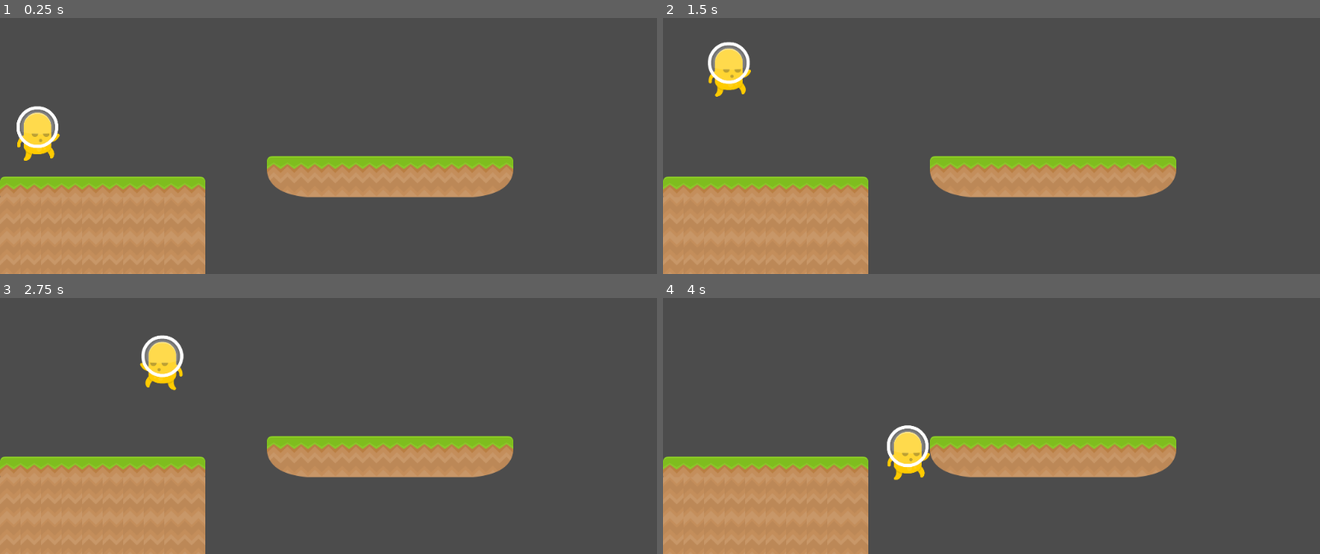
Above: before the commit, frames 1-4 (two rows, left to right).
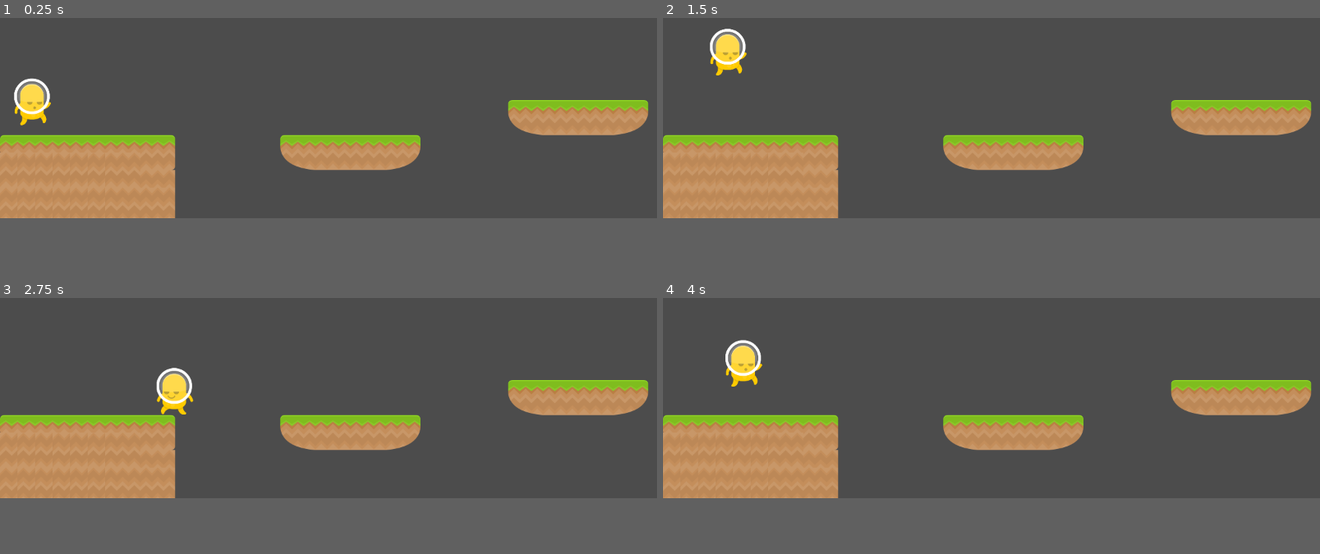
Above: after the commit, the same moments.

Repository: 44351-w21/one-screen-platformer-thomastran7
Game: Godot game, scene res://Platformer.tscn
Same seed, same stepped clock (60 frames per second), same inputs: the game is played once before the commit and once after it.
Inputs:
- Up to frame 1 (0.25 s): no input
- Up to frame 2 (1.5 s): hold Right (ui_right) from 0.53 s (still down); tap Space (Jump) at 0.77 s
- Up to frame 3 (2.75 s): tap Space (Jump) at 1.52 s; release Right (ui_right) at 2.03 s; hold Left (ui_left) from 2.03 s (still down)
- Up to frame 4 (4 s): release Left (ui_left) at 2.78 s; hold Right (ui_right) from 2.78 s (still down); tap Space (Jump) at 3.02, 3.77 s
In our replay, the window is 800x468 before the commit and 800x400 after it. These sizes can differ from the game's own. Grey fills any space a smaller window leaves; there, only what the larger window draws over its background counts as a difference.

The runs differ from the first frame. In frame 1, 25% of the frame differs, in the area x 0-99%, y 23-100%; in frame 2, 25%; in frame 3, 25%; in frame 4, 25%, in the area x 0-99%, y 16-100%.

Commit message:
Added Platformer.gd Implemented Doom (pit of doom)

Diff:
--- /dev/null
+++ b/Platformer.gd
@@ -0,0 +1,6 @@
+extends Node2D
+
+
+
+func _on_Doom_body_entered(body):
+	$Player.position = $Position2D.position
--- a/Platformer.tscn
+++ b/Platformer.tscn
@@ -1,14 +1,35 @@
-[gd_scene load_steps=3 format=2]
+[gd_scene load_steps=5 format=2]
 
 [ext_resource path="res://TileMap.tscn" type="PackedScene" id=1]
 [ext_resource path="res://Player.tscn" type="PackedScene" id=2]
+[ext_resource path="res://Platformer.gd" type="Script" id=3]
+
+[sub_resource type="RectangleShape2D" id=1]
 
 [node name="Platformer" type="Node2D"]
+script = ExtResource( 3 )
 
 [node name="TileMap" parent="." instance=ExtResource( 1 )]
 scale = Vector2( 0.5, 0.5 )
 cell_size = Vector2( 64, 64 )
-tile_data = PoolIntArray( 851981, 6, 0, 851983, 17, 0, 851985, 17, 0, 851987, 17, 0, 851989, 17, 0, 851991, 7, 0, 917504, 11, 0, 917506, 12, 0, 917508, 12, 0, 917510, 12, 0, 917512, 13, 0, 983040, 2, 0, 983041, 2, 0, 983042, 2, 0, 983043, 2, 0, 983044, 2, 0, 983045, 2, 0, 983046, 2, 0, 983047, 2, 0, 983048, 2, 0, 1114112, 2, 0, 1114113, 2, 0, 1114114, 2, 0, 1114115, 2, 0, 1114116, 2, 0, 1114117, 2, 0, 1114118, 2, 0, 1114119, 2, 0, 1114120, 2, 0 )
+tile_data = PoolIntArray( 786461, 6, 0, 786463, 17, 0, 786465, 17, 0, 786467, 7, 0, 917504, 11, 0, 917506, 12, 0, 917508, 12, 0, 917510, 12, 0, 917512, 0, 0, 917520, 6, 0, 917522, 17, 0, 917524, 17, 0, 917526, 7, 0, 983040, 2, 0, 983041, 2, 0, 983042, 2, 0, 983043, 2, 0, 983044, 2, 0, 983045, 2, 0, 983046, 2, 0, 1048584, 2, 0, 1114112, 2, 0, 1114113, 2, 0, 1114114, 2, 0, 1114115, 2, 0, 1114116, 2, 0, 1114117, 2, 0, 1114118, 2, 0, 1114120, 2, 0 )
+
+[node name="Position2D" type="Position2D" parent="."]
+position = Vector2( 59.4641, 373.774 )
 
 [node name="Player" parent="." instance=ExtResource( 2 )]
 position = Vector2( 59.4641, 373.774 )
+GRAVITY = 405
+MAX_SPEED = 350
+ACCEL = 135
+FRICTION = 610
+JUMP = 300
+
+[node name="Doom" type="Area2D" parent="."]
+position = Vector2( 512, 0 )
+
+[node name="CollisionShape2D" type="CollisionShape2D" parent="Doom"]
+position = Vector2( -70.7107, 608.112 )
+scale = Vector2( 80, 1 )
+shape = SubResource( 1 )
+[connection signal="body_entered" from="Doom" to="." method="_on_Doom_body_entered"]
--- a/project.godot
+++ b/project.godot
@@ -19,6 +19,10 @@
 run/main_scene="res://Platformer.tscn"
 config/icon="res://icon.png"
 
+[display]
+
+window/size/width=1200
+
 [input]
 
 Jump={
Binary file added: docs/favicon.png
Not shown, changed: docs/index.pck
